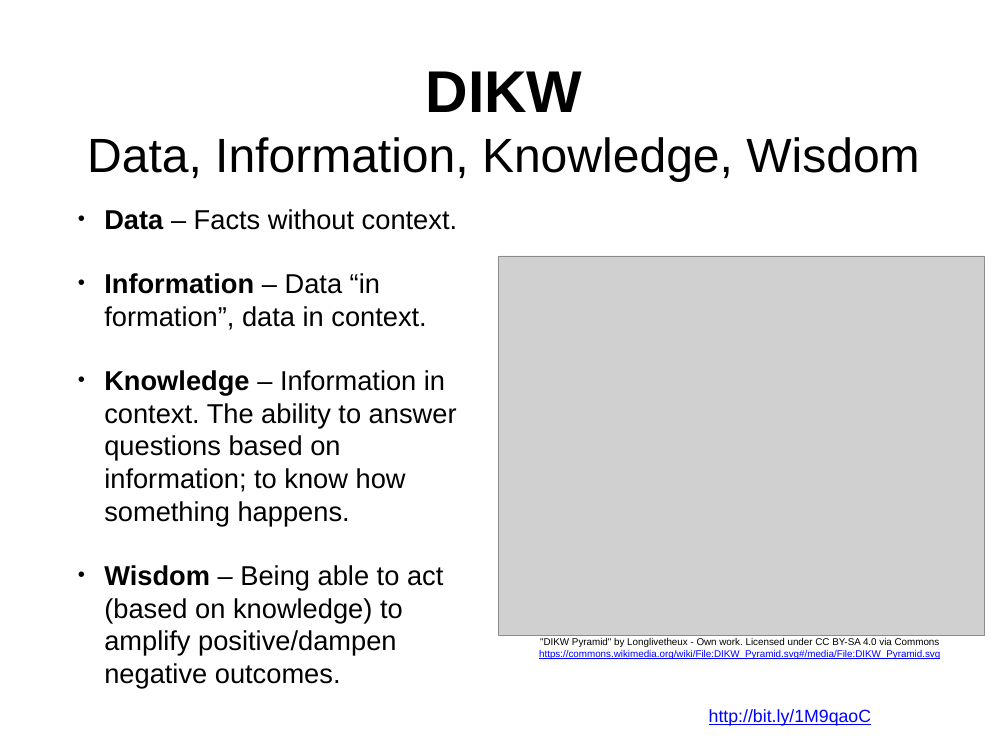
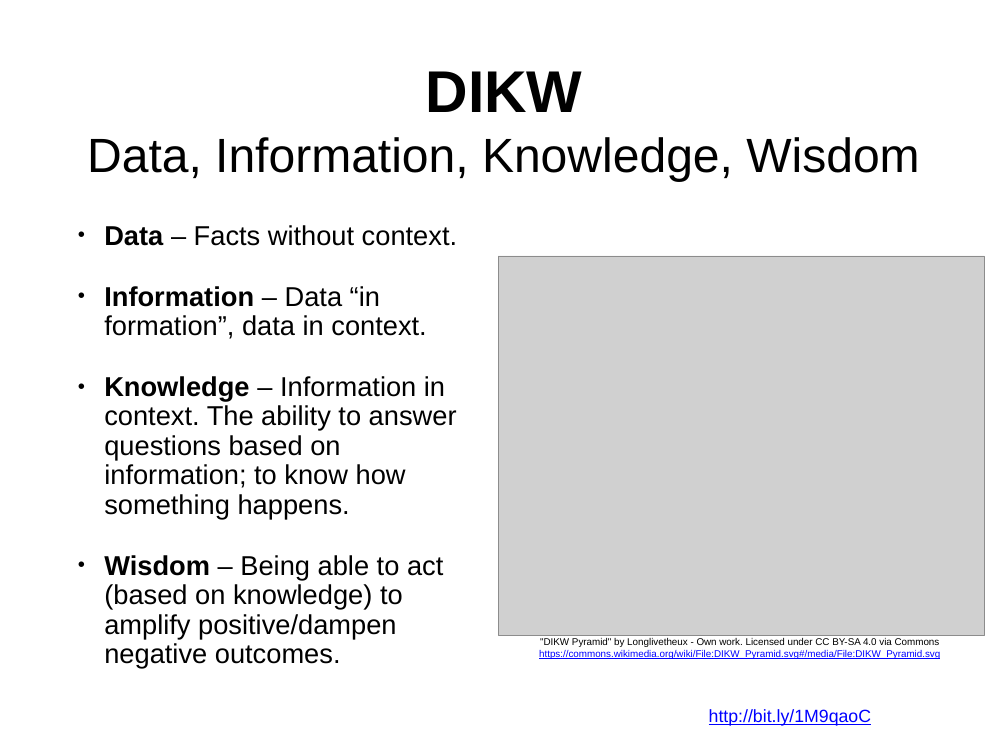
Before and after one commit to colinbellCA/presentation-ontario-connections-101, a slide deck: slide 16 of SK2016-HE_Data_Management.pptx. Drawn at 1008x756 pixels with LibreOffice and Linux fonts; fonts in the diff are those of the drawing; grey boxes stand for pictures. Boxes give left, top, right and bottom in pixels: in the first picture for what was removed or moved away, otherwise in the second. Text is boxed around its words. In the diff, an @@ line names an element or a change of style, - is before the commit and + after.

```diff
--- a/SK2016-HE_Data_Management.pptx
+++ b/SK2016-HE_Data_Management.pptx
@@ text "Data – Facts without context." at (104, 225, 457, 668): line spacing 1 to 0.9 @@
```
Also in this commit, not shown: 9 other slides changed, 3 other files.
